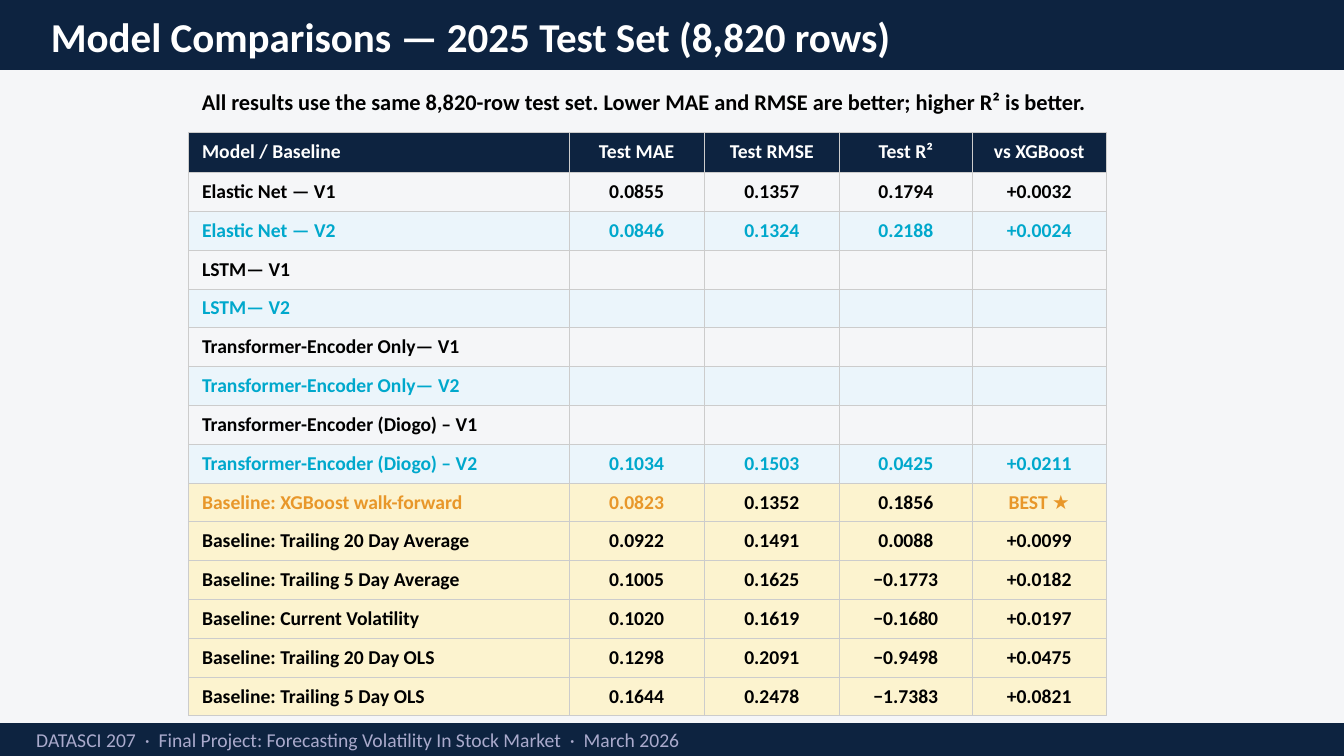
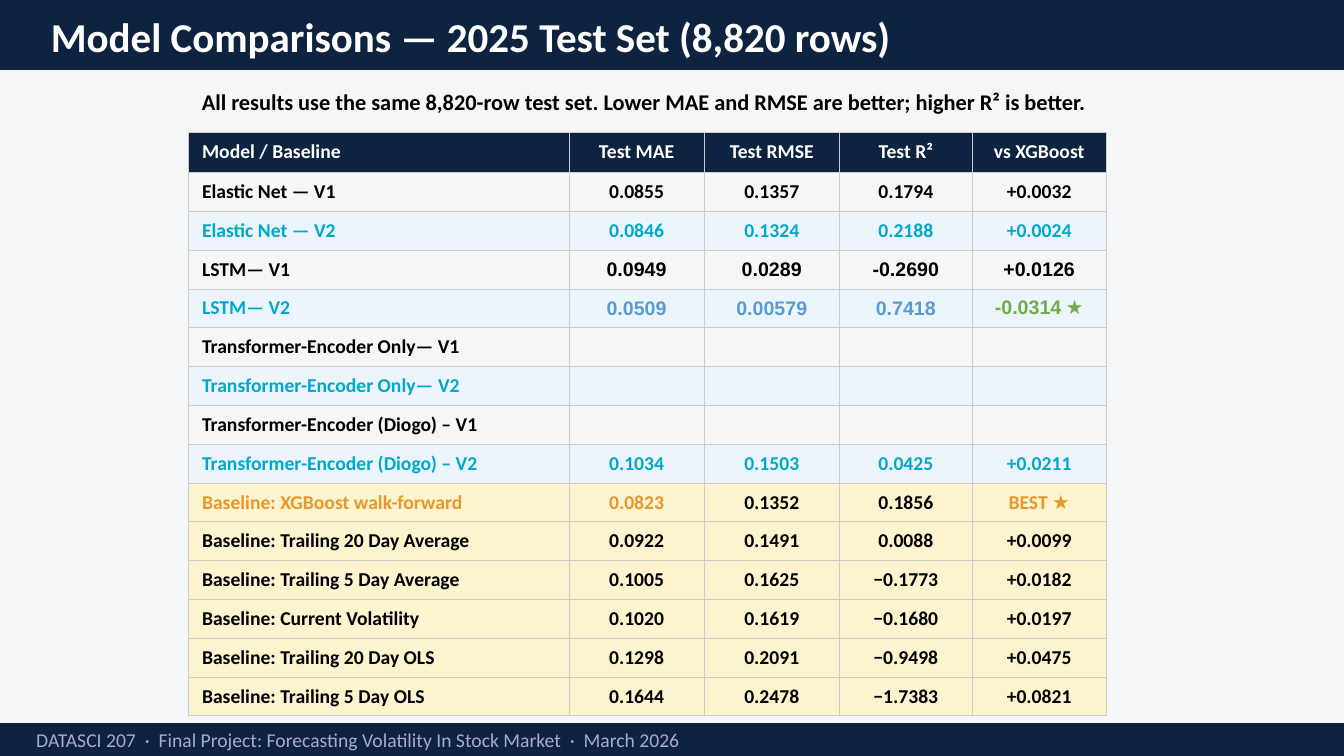
Before and after one commit to geniuscare247/Greed-and-Fear, a slide deck: slide 15 of slides/Forecasting Volatility In Stock Market V2.pptx. Drawn at 1344x756 pixels with LibreOffice and Linux fonts; fonts in the diff are those of the drawing. Boxes give left, top, right and bottom in pixels: in the first picture for what was removed or moved away, otherwise in the second. Text is boxed around its words. In the diff, an @@ line names an element or a change of style, - is before the commit and + after.

```diff
--- a/slides/Forecasting Volatility In Stock Market V2.pptx
+++ b/slides/Forecasting Volatility In Stock Market V2.pptx
@@ table at box(189, 132, 1106, 716) @@
-row 4: LSTM— V1 |  |  |  | 
+row 4: LSTM— V1 | 0.0949 | 0.0289 | -0.2690 | +0.0126
-row 5: LSTM— V2 |  |  |  | 
+row 5: LSTM— V2 | 0.0509 | 0.00579 | 0.7418 | -0.0314 ★
```
Also in this commit, not shown: 5 other slides changed.
